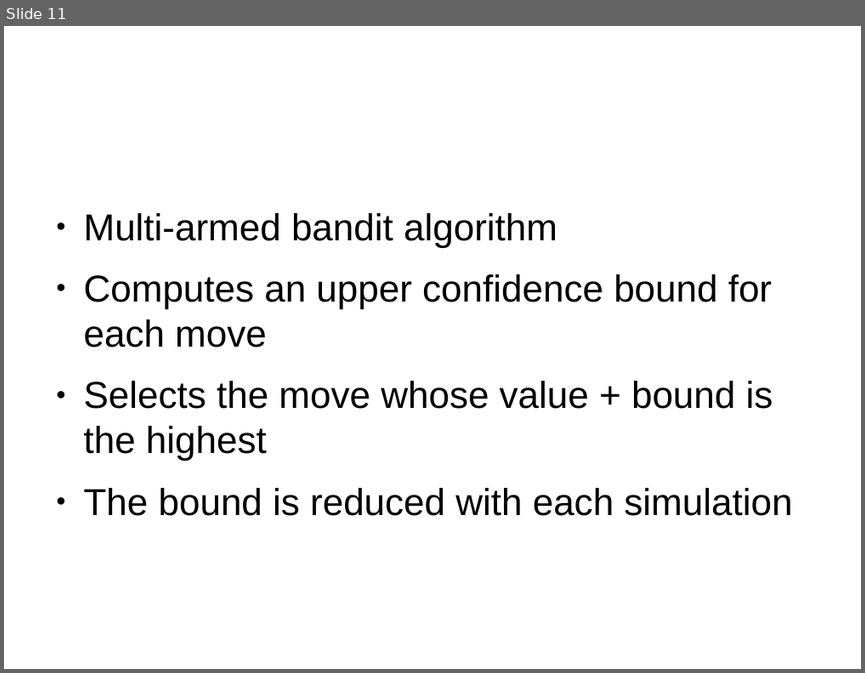
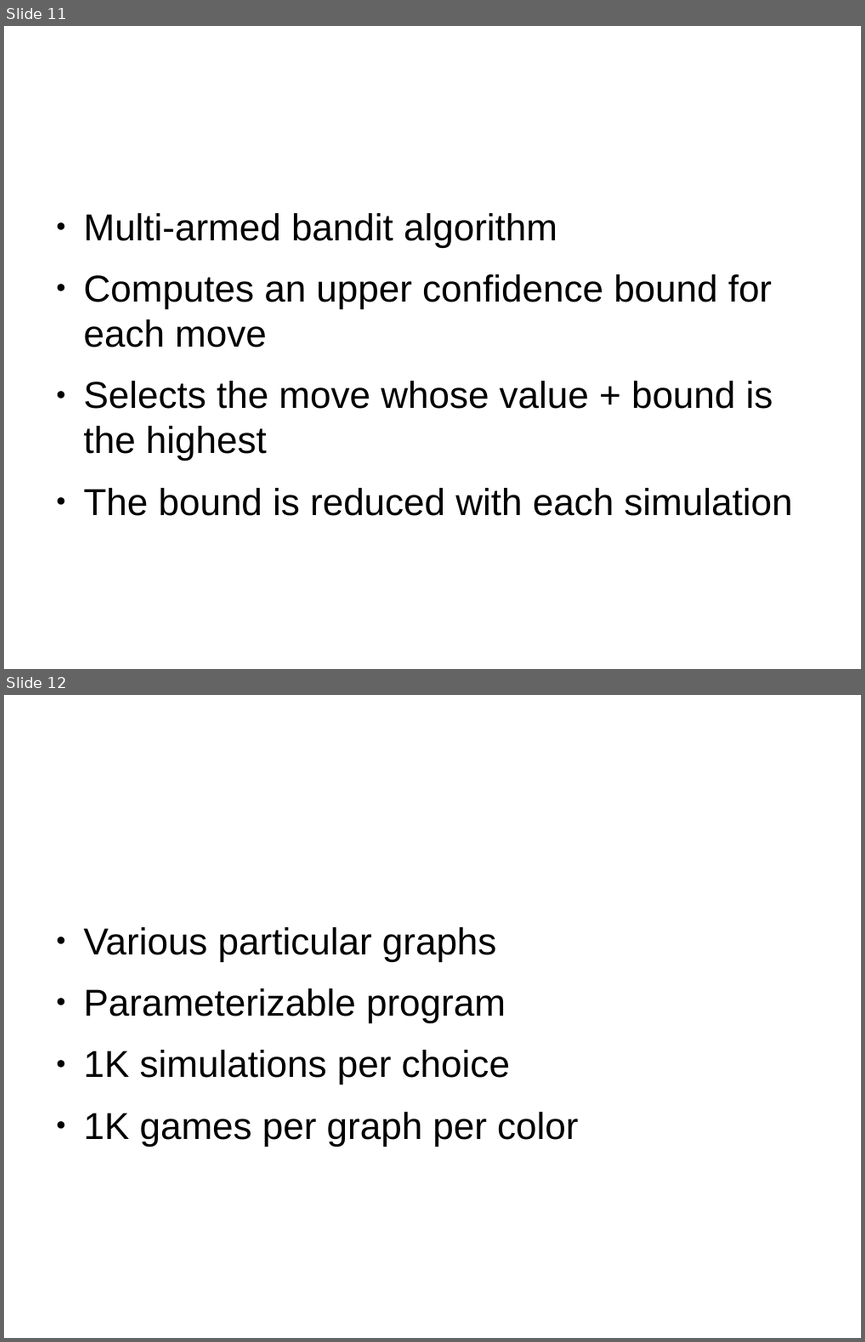
Before and after one commit to AlexPerrot/map-coloring, a slide deck: map-coloring.odp. Shown one above the other, each under a label of ours: slide 11 before the commit, slides 11 and 12 after it. The pictures are 865x673 and 865x1342 pixels, drawn with LibreOffice and Linux fonts; fonts in the diff are those of the drawing; background and template pictures are left out. Boxes give left, top, right and bottom in pixels: in the first picture for what was removed or moved away, otherwise in the second. Text is boxed around its words. In the diff, an @@ line names an element or a change of style, - is before the commit and + after.

```diff
--- a/map-coloring.odp
+++ b/map-coloring.odp
@@ slide 12 added at box(4, 695, 861, 1338), background #FFFFFF @@
@@ title added at box(46, 721, 652, 828), 44.8 pt, text #FFFFFF @@
+Work
@@ text added at box(84, 927, 578, 1145), 34.7 pt, text #000000 @@
+● Various particular graphs
+● Parameterizable program
+● 1K simulations per choice
+● 1K games per graph per color
```
Also in this commit, not shown: 2 other slides added, 2 slides removed.
